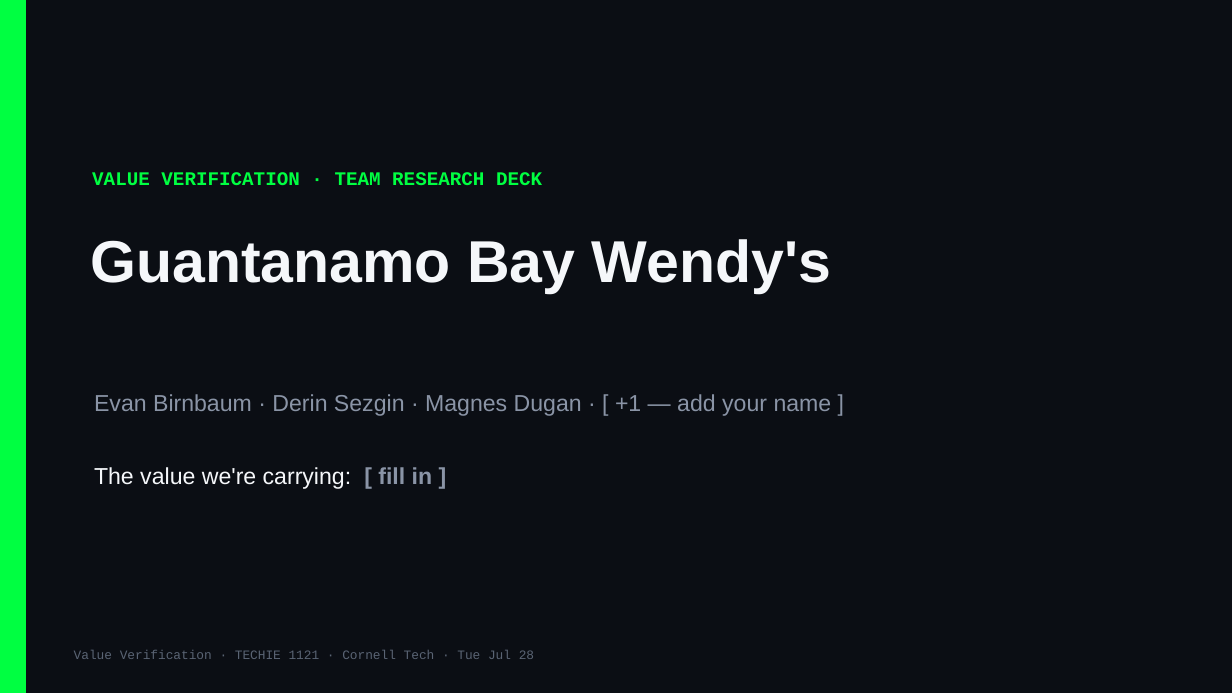
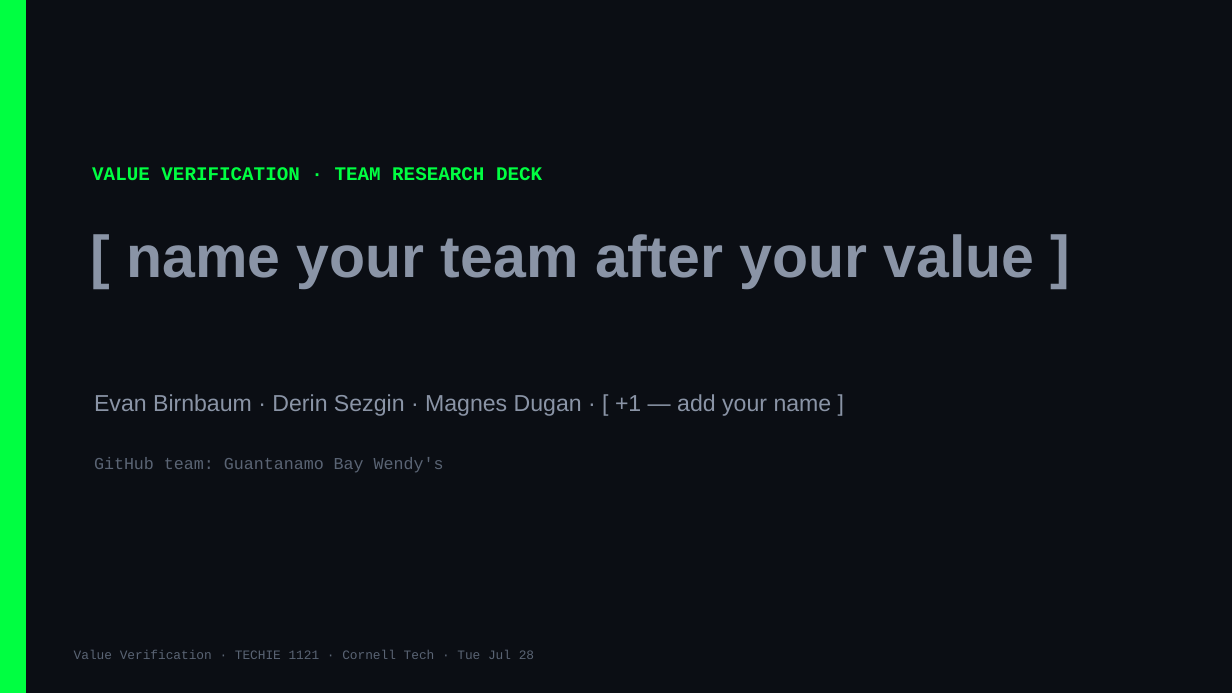
Before and after one commit to Cornell-Tech-Vibe-Coding-Summer-2026/website, a slide deck: slide 1 of slides/team-decks/Week3-Tue-guantanamo-bay-wendys.pptx. Drawn at 1232x693 pixels with LibreOffice and Linux fonts; fonts in the diff are those of the drawing. Boxes give left, top, right and bottom in pixels: in the first picture for what was removed or moved away, otherwise in the second. Text is boxed around its words. In the diff, an @@ line names an element or a change of style, - is before the commit and + after.

```diff
--- a/slides/team-decks/Week3-Tue-guantanamo-bay-wendys.pptx
+++ b/slides/team-decks/Week3-Tue-guantanamo-bay-wendys.pptx
@@ text "VALUE VERIFICATION · TEAM RESEARCH ...": place and size @@
-text "VALUE VERIFICATION · TEAM RESEARCH ..." at [92, 172, 542, 185]
+text "VALUE VERIFICATION · TEAM RESEARCH ..." at [92, 167, 542, 180]
@@ text at [126, 234, 1035, 288]: text changed; text colour #F5F7FA to #8A94A6 @@
-Guantanamo Bay Wendy's
+[ name your team after your value ]
@@ text at [94, 457, 444, 473]: text changed; size 18 to 13 pt; font Arial to Courier New; text colour #F5F7FA to #5A6474 @@
-The value we're carrying: [ fill in ]
+GitHub team: Guantanamo Bay Wendy's
```
Also in this commit, not shown: 7 other files.
